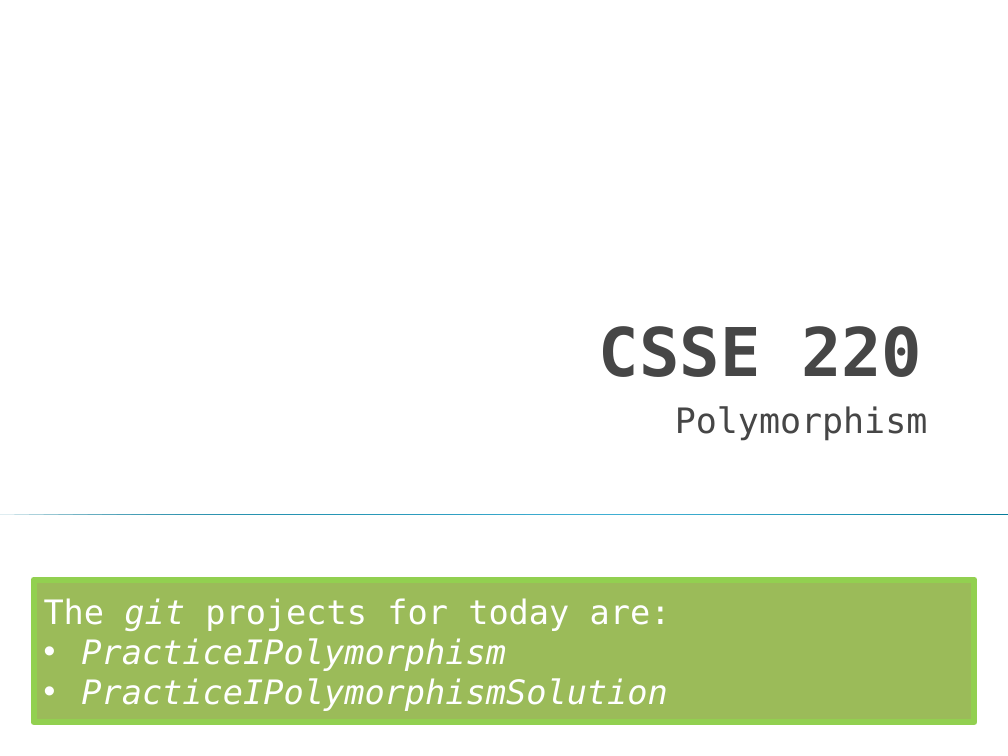
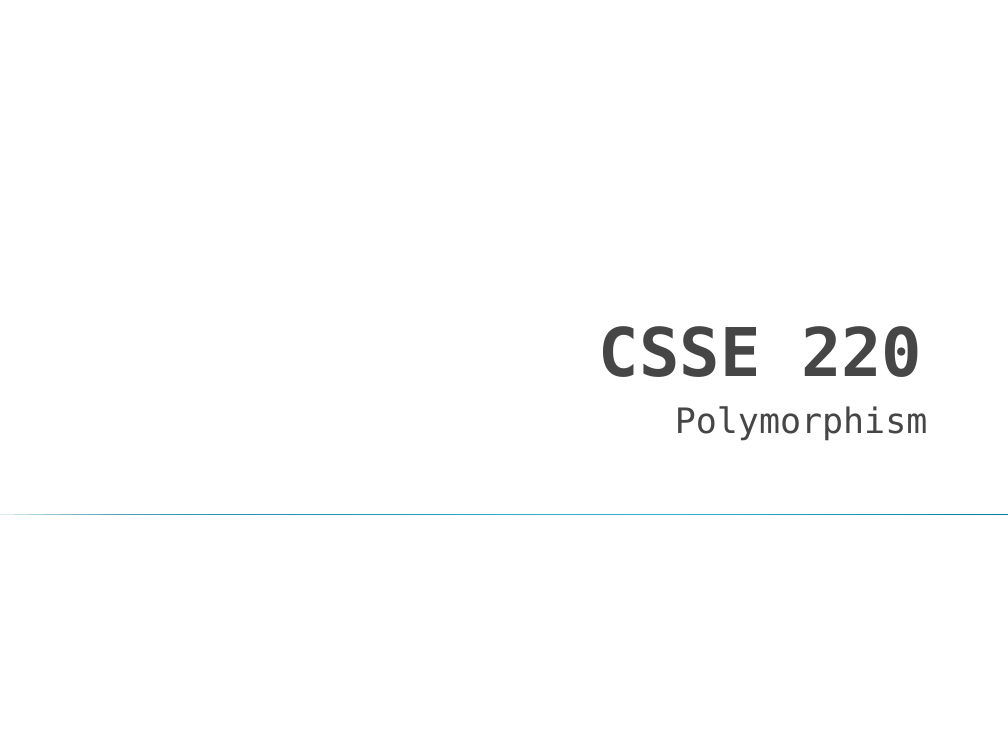
Before and after one commit to RHIT-CSSE/csse220, a slide deck: slide 1 of ClassMaterials/Polymorphism/Slides/Part3-Polymorphism.pptx. Drawn at 1008x756 pixels with LibreOffice and Linux fonts; fonts in the diff are those of the drawing. Boxes give left, top, right and bottom in pixels: in the first picture for what was removed or moved away, otherwise in the second. Text is boxed around its words. In the diff, an @@ line names an element or a change of style, - is before the commit and + after.

```diff
--- a/ClassMaterials/Polymorphism/Slides/Part3-Polymorphism.pptx
+++ b/ClassMaterials/Polymorphism/Slides/Part3-Polymorphism.pptx
@@ rectangle removed at (x1=33, y1=580, x2=974, y2=723) @@
-The git projects for today are:
-• PracticeIPolymorphism
-• PracticeIPolymorphismSolution
```
Also in this commit, not shown: 2 other slides changed, 1 other file.
